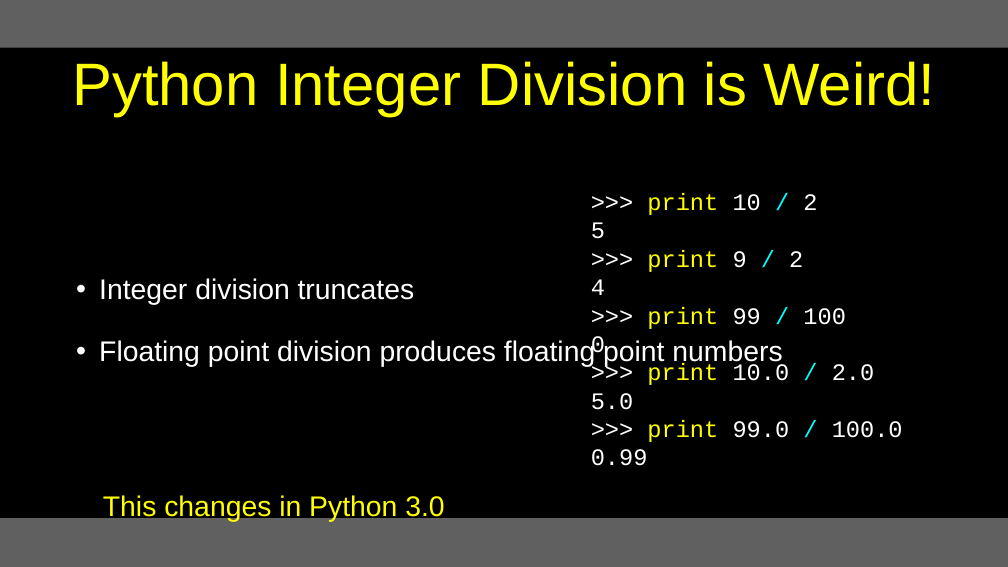
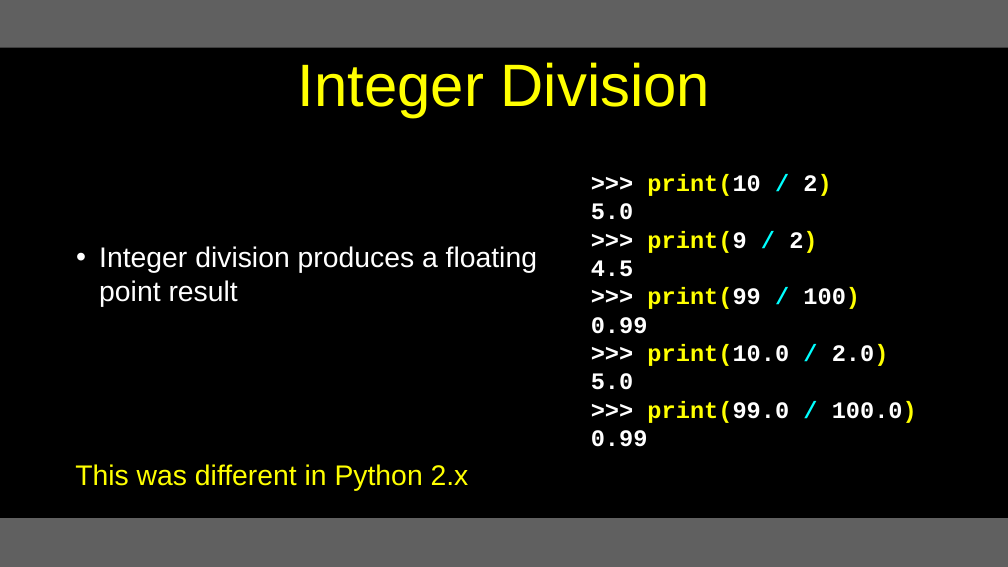
Before and after one commit to csev/py4e, a slide deck: slide 21 of lectures3/Pythonlearn-02-Expressions.pptx (slide 17 before the commit). Drawn at 1008x567 pixels with LibreOffice and Linux fonts; fonts in the diff are those of the drawing. Boxes give left, top, right and bottom in pixels: in the first picture for what was removed or moved away, otherwise in the second. Text is boxed around its words. In the diff, an @@ line names an element or a change of style, - is before the commit and + after.

```diff
--- a/lectures3/Pythonlearn-02-Expressions.pptx
+++ b/lectures3/Pythonlearn-02-Expressions.pptx
@@ title at <box>298,62,710,118</box>: text changed @@
-Python Integer Division is Weird!
+Integer Division
@@ text at <box>647,174,831,196</box>: text changed; text colour #FFFFFF to #FFFF00; bold on @@
->>> print 10 / 2
-5
->>> print 9 / 2
-4
->>> print 99 / 100
-0
->>> print 10.0 / 2.0
+>>> print(10 / 2)
@@ text at <box>591,203,648,334</box>: bold on in "5.0", "0.99" @@
@@ text at <box>591,231,860,309</box>: text changed; bold on @@
->>> print 99.0 / 100.0
+>>> print(9 / 2)
+4.5
+>>> print(99 / 100)
@@ text at <box>99,246,537,307</box>: text changed @@
-• Integer division truncates
-• Floating point division produces floating point numbers
+• Integer division produces a floating point result
@@ text at <box>591,344,917,447</box>: paragraphs added @@
+>>> print(10.0 / 2.0)
+5.0
+>>> print(99.0 / 100.0)
+0.99
@@ text at <box>75,464,469,491</box>: text changed @@
-This changes in Python 3.0
+This was different in Python 2.x
```
Also in this commit, not shown: 30 other slides changed, 1 slide removed, 5 other files.
